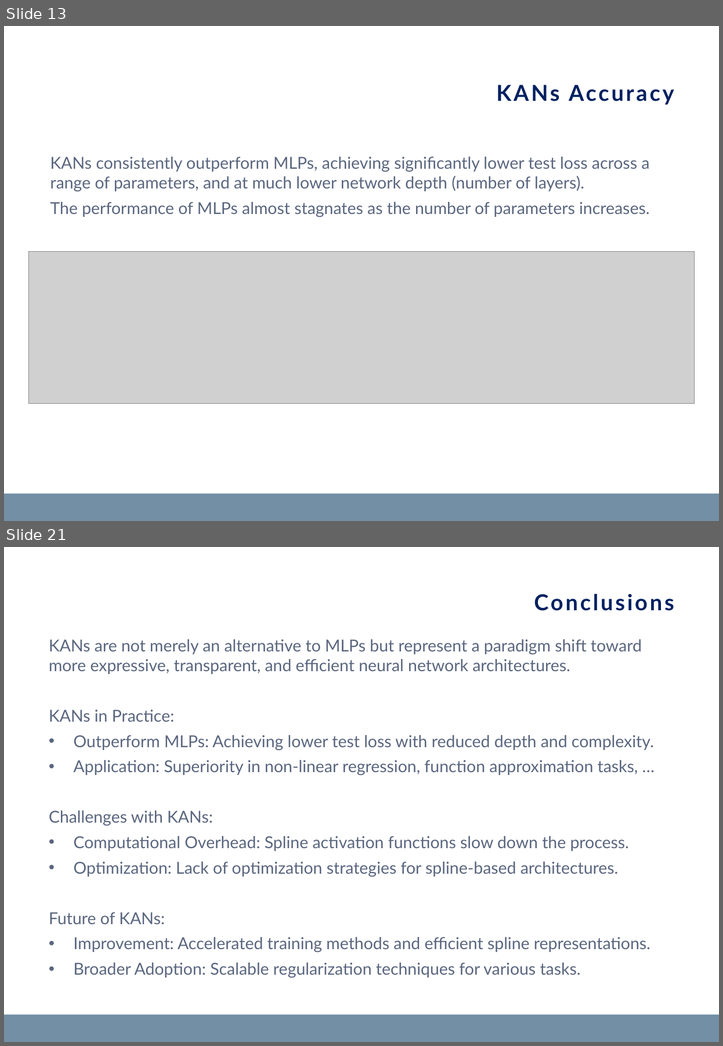
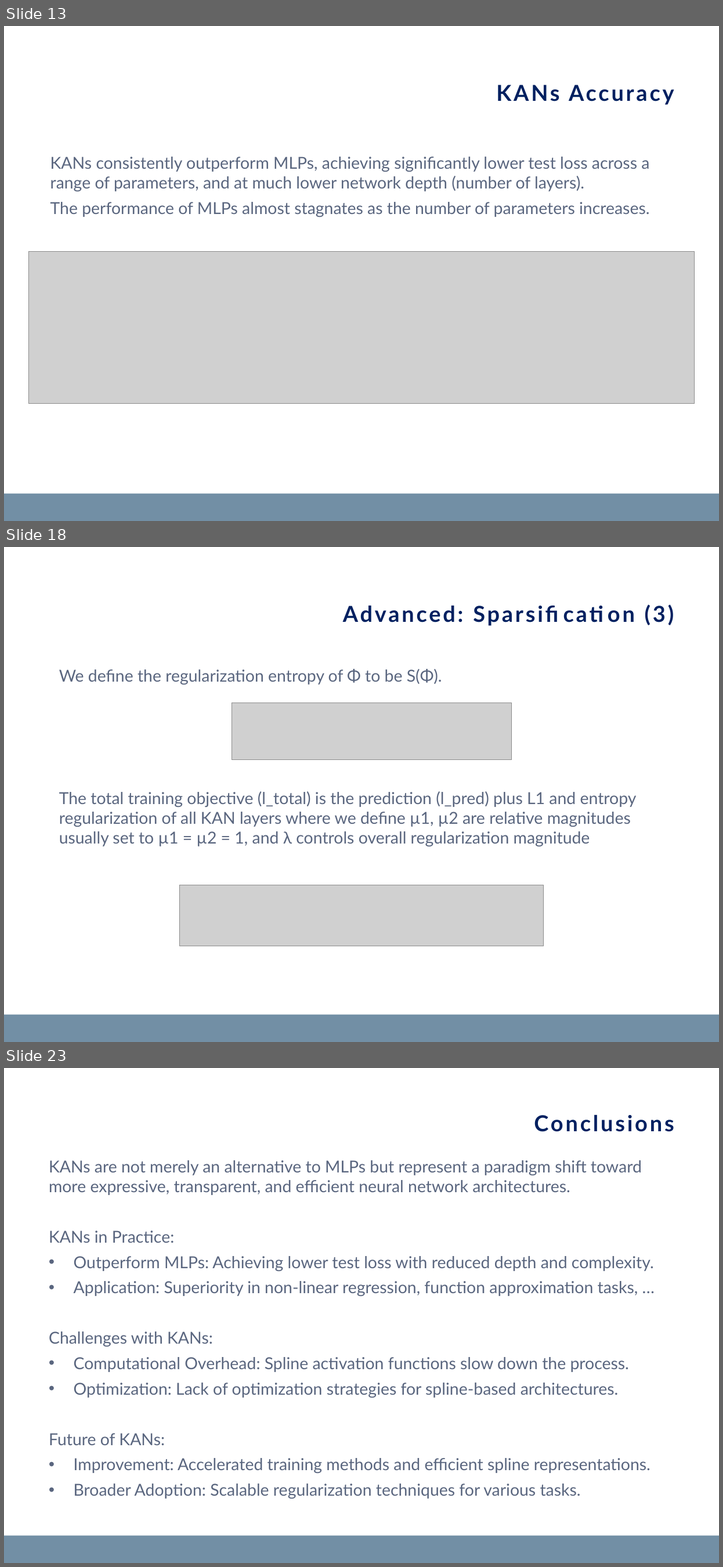
Before and after one commit to matteopasqual02/KAN-naml, a slide deck: KANs_presentation.pptx. Shown one above the other, each under a label of ours: slides 13 and 21 before the commit, slides 13, 18 and 23 after it; the slides between them are not shown. The pictures are 723x1046 and 723x1567 pixels, drawn with LibreOffice and Linux fonts; fonts in the diff are those of the drawing; grey boxes stand for pictures; background and template pictures are left out. Boxes give left, top, right and bottom in pixels: in the first picture for what was removed or moved away, otherwise in the second. Text is boxed around its words. In the diff, an @@ line names an element or a change of style, - is before the commit and + after.

```diff
--- a/KANs_presentation.pptx
+++ b/KANs_presentation.pptx
@@ slide 18 added at box(4, 547, 719, 1042), background #FFFFFF; not listed: 1 template element that a slide beside it also shows @@
@@ title added at box(652, 604, 673, 625), 24 pt, text #002060, bold @@
+Advanced: Sparsification (3)
@@ text added at box(59, 669, 442, 684), 18 pt, text #5A667F @@
+We define the regularization entropy of Φ to be S(Φ).
@@ picture added at box(231, 702, 511, 759) @@
@@ text added at box(59, 791, 636, 846), 18 pt, text #5A667F @@
+The total training objective (l_total) is the prediction (l_pred) plus L1 and entropy regularization of all KAN layers where we define µ1, µ2 are relative magnitudes usually set to µ1 = µ2 = 1, and λ controls overall regularization magnitude
@@ picture added at box(180, 886, 543, 946) @@
@@ what was slide 21 is now slide 23 @@
```
Also in this commit, not shown: 6 slides changed, 2 other slides added, 1 slide removed, 2 other files.
